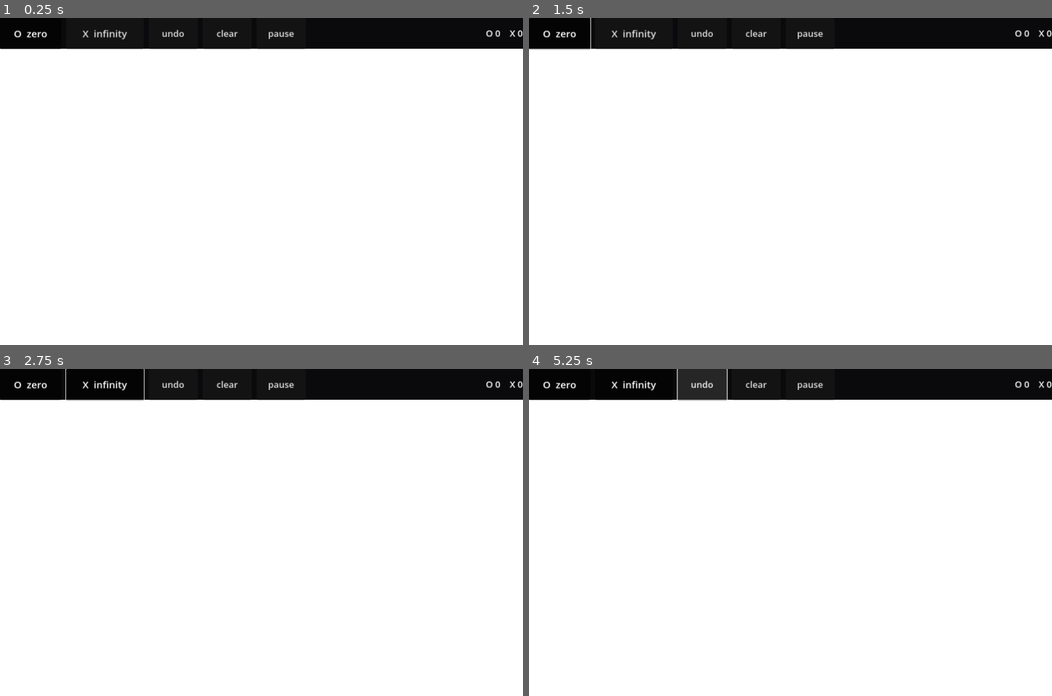
Above: before the commit, frames 1-4 (two rows, left to right).
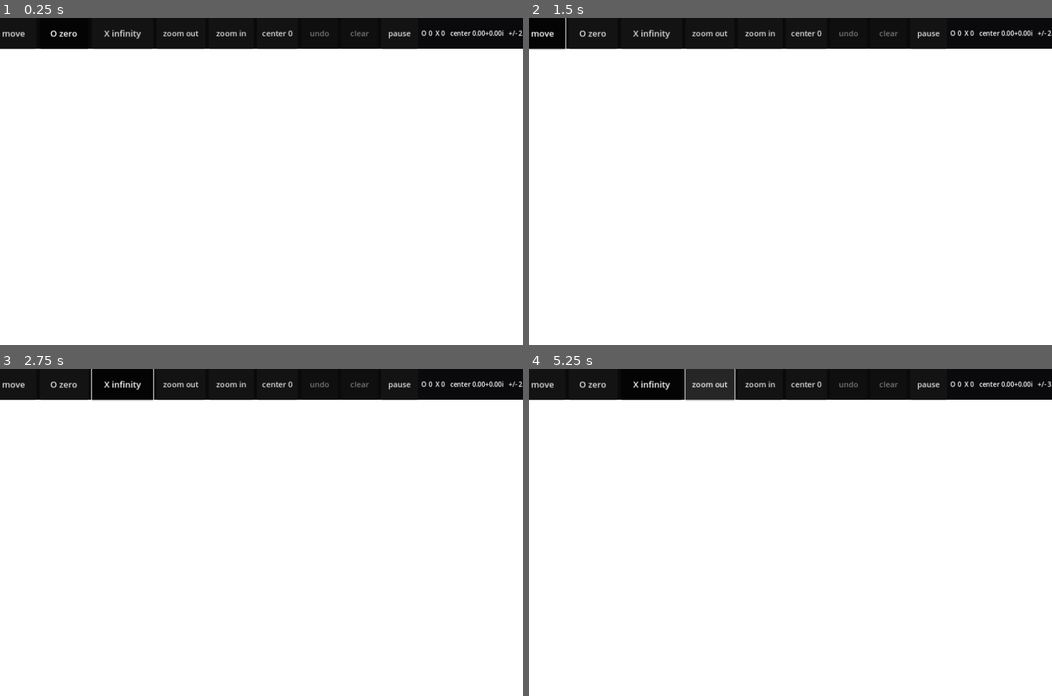
Above: after the commit, the same moments.

Repository: isomorphismes/wegert
Game: Godot game, scene res://main.tscn
The game is run twice, just before and just after one commit, with the same random seed, the same clock (stepped at 60 frames per second) and the same inputs.
Inputs (mouse positions are in pixels of both pictures, inside the frame that each line leads up to):
- Up to frame 1 (0.25 s): no input
- Up to frame 2 (1.5 s): click "O zero" at 0.5 s; click (544, 34) at 1.25 s, where only the run after the commit has a clickable "move"
- Up to frame 3 (2.75 s): click "X infinity" at 2 s
- Up to frame 4 (5.25 s): click (712, 385) at 2.75 s, where only the run after the commit has a clickable "zoom out"; click (759, 385) at 3.5 s, where only the run after the commit has a clickable "zoom in"; click (806, 385) at 4.25 s, where only the run after the commit has a clickable "center 0"; click (701, 385) at 5 s, where only the run before the commit has a clickable "undo"

The runs differ from the first frame. In frame 1, 0.9% of the frame differs, in the area x 0-100%, y 3-10%; in frame 2, 1.0%; in frame 3, 1.0%; in frame 4, 1.2%, in the area x 0-100%, y 0-10%.
Error before the commit: Invalid access to property or key 'pressed' on a base object of type 'null instance'. (res://main.gd:36)

Commit message:
Add camera controls to tablet toolbar

Diff:
--- a/main.tscn
+++ b/main.tscn
@@ -41,45 +41,70 @@
 anchor_right = 1.0
 offset_bottom = 76.0
 grow_horizontal = 2
-theme_override_constants/separation = 12
+theme_override_constants/separation = 8
+
+[node name="MoveButton" type="Button" parent="Toolbar"]
+custom_minimum_size = Vector2(110, 64)
+layout_mode = 2
+toggle_mode = true
+text = "move"
+theme_override_font_sizes/font_size = 21
 
 [node name="ZeroButton" type="Button" parent="Toolbar"]
+custom_minimum_size = Vector2(120, 64)
+layout_mode = 2
+toggle_mode = true
+button_pressed = true
+text = "O zero"
+theme_override_font_sizes/font_size = 21
+
+[node name="PoleButton" type="Button" parent="Toolbar"]
 custom_minimum_size = Vector2(150, 64)
 layout_mode = 2
 toggle_mode = true
-button_pressed = true
-text = "O  zero"
-theme_override_font_sizes/font_size = 24
+text = "X infinity"
+theme_override_font_sizes/font_size = 21
 
-[node name="PoleButton" type="Button" parent="Toolbar"]
-custom_minimum_size = Vector2(190, 64)
+[node name="ZoomOutButton" type="Button" parent="Toolbar"]
+custom_minimum_size = Vector2(120, 64)
 layout_mode = 2
-toggle_mode = true
-text = "X  infinity"
-theme_override_font_sizes/font_size = 24
+text = "zoom out"
+theme_override_font_sizes/font_size = 19
+
+[node name="ZoomInButton" type="Button" parent="Toolbar"]
+custom_minimum_size = Vector2(110, 64)
+layout_mode = 2
+text = "zoom in"
+theme_override_font_sizes/font_size = 19
+
+[node name="CenterButton" type="Button" parent="Toolbar"]
+custom_minimum_size = Vector2(100, 64)
+layout_mode = 2
+text = "center 0"
+theme_override_font_sizes/font_size = 19
 
 [node name="UndoButton" type="Button" parent="Toolbar"]
-custom_minimum_size = Vector2(120, 64)
+custom_minimum_size = Vector2(90, 64)
 layout_mode = 2
 text = "undo"
-theme_override_font_sizes/font_size = 22
+theme_override_font_sizes/font_size = 19
 
 [node name="ClearButton" type="Button" parent="Toolbar"]
-custom_minimum_size = Vector2(120, 64)
+custom_minimum_size = Vector2(90, 64)
 layout_mode = 2
 text = "clear"
-theme_override_font_sizes/font_size = 22
+theme_override_font_sizes/font_size = 19
 
 [node name="PauseButton" type="Button" parent="Toolbar"]
-custom_minimum_size = Vector2(120, 64)
+custom_minimum_size = Vector2(90, 64)
 layout_mode = 2
 text = "pause"
-theme_override_font_sizes/font_size = 22
+theme_override_font_sizes/font_size = 19
 
 [node name="Status" type="Label" parent="Toolbar"]
 layout_mode = 2
 size_flags_horizontal = 3
-text = "O 0    X 0"
+text = "O 0  X 0   center (0, 0)   +/- 2.50"
 horizontal_alignment = 2
 vertical_alignment = 1
-theme_override_font_sizes/font_size = 22
+theme_override_font_sizes/font_size = 16
